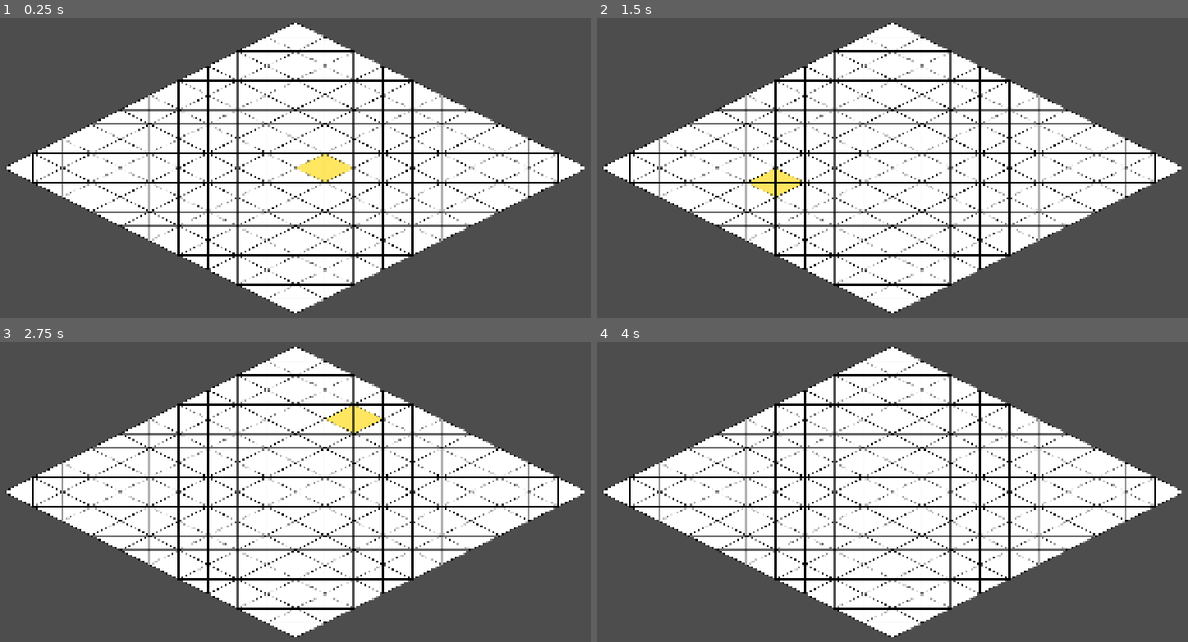
Above: before the commit, frames 1-4 (two rows, left to right).
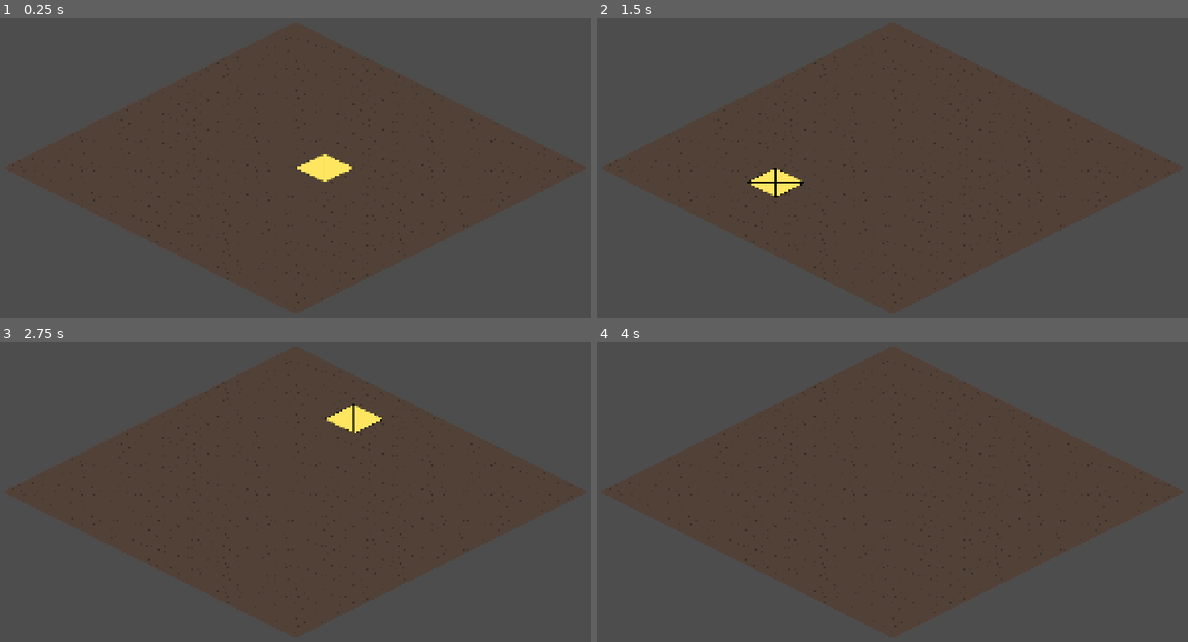
Above: after the commit, the same moments.

Repository: Nick-labs/TGS
Game: Godot game, scene res://scenes/map/Battle.tscn
Same seed, same stepped clock (60 frames per second), same inputs: the game is played once before the commit and once after it.
Inputs (mouse positions are in pixels of both pictures, inside the frame that each line leads up to):
- Up to frame 1 (0.25 s): no input
- Up to frame 2 (1.5 s): tap Enter at 0.5 s; move the mouse to (1034, 150) at 0.52 s; tap Space at 1.25 s; move the mouse to (762, 186) at 1.27 s
- Up to frame 3 (2.75 s): tap Enter at 2 s; move the mouse to (360, 411) at 2.02 s
- Up to frame 4 (4 s): tap Space at 2.75 s; move the mouse to (857, 567) at 2.77 s; tap Enter at 3.5 s; move the mouse to (1087, 546) at 3.52 s

The runs differ from the first frame. In frame 1, 47% of the frame differs, in the area x 1-100%, y 1-99%; in frame 2, 47%; in frame 3, 47%; in frame 4, 48%.

Commit message:
change main tile sprite

Diff:
--- a/scenes/map/Tile.tscn
+++ b/scenes/map/Tile.tscn
@@ -1,7 +1,7 @@
 [gd_scene format=3 uid="uid://cu3emx0rkmeif"]
 
 [ext_resource type="Script" uid="uid://cevs84ix1b2e4" path="res://scripts/map/Tile.gd" id="1_dyerd"]
-[ext_resource type="Texture2D" uid="uid://7nuv5ng7eu3g" path="res://assets/sprites/tiles/tile_128x64.png" id="2_aekvw"]
+[ext_resource type="Texture2D" uid="uid://dek65kkcx1e43" path="res://assets/sprites/tiles/tile_dirt_128x64.png" id="2_aekvw"]
 
 [node name="Tile" type="Node2D" unique_id=2078789601]
 script = ExtResource("1_dyerd")
Binary file added: assets/sprites/tiles/tile_dirt_128x64.png
